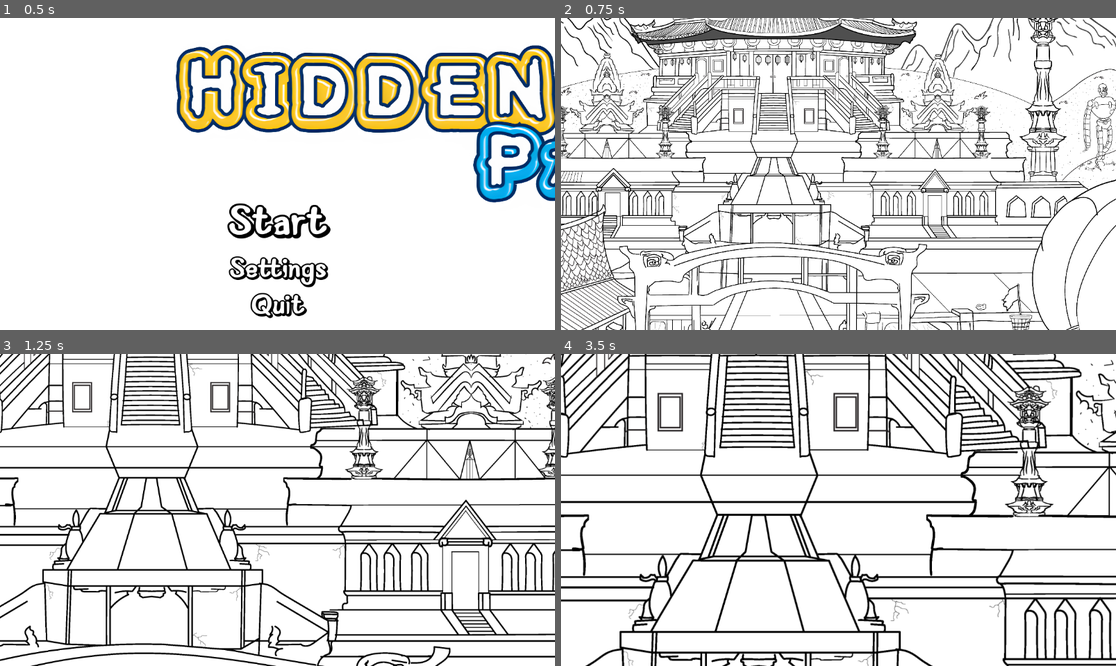
Above: before the commit, frames 1-4 (two rows, left to right).
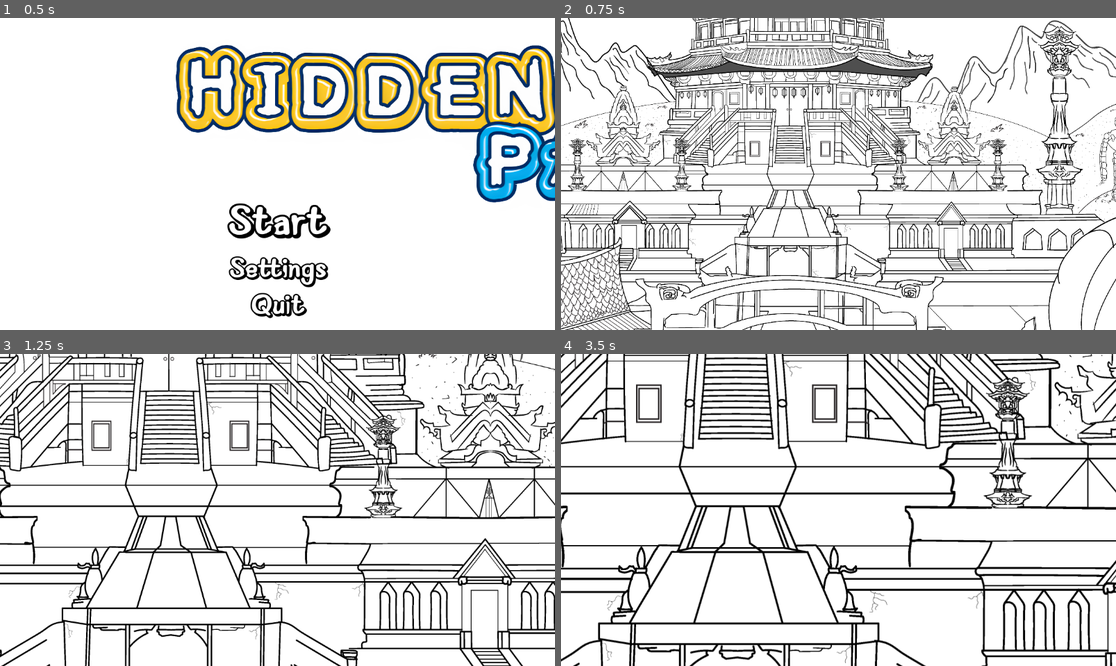
Above: after the commit, the same moments.

Repository: Wpan0n/_HiddenPaws_
Game: Godot game, scene res://scences/main_menu.tscn
Same seed, same stepped clock (60 frames per second), same inputs: the game is played once before the commit and once after it.
Inputs (mouse positions are in pixels of both pictures, inside the frame that each line leads up to):
- Up to frame 1 (0.5 s): no input
- Up to frame 2 (0.75 s): click "Start" at 0.5 s
- Up to frame 3 (1.25 s): no input
- Up to frame 4 (3.5 s): move the mouse to (960, 494) at 1.27 s; click (960, 494) at 1.42 s; drag from (727, 525) to (810, 572) at 2.02 s; move the mouse to (894, 441) at 2.77 s; click (894, 441) at 2.92 s

Frame 1 is identical in both runs. In frame 2, 39% of the frame differs, in the area x 0-100%, y 0-100%; in frame 3, 36%; in frame 4, 35%.

Commit message:
revert back no cam issue besides zoom speed

Diff:
--- a/Scripts/Camera.gd
+++ b/Scripts/Camera.gd
@@ -36,12 +36,12 @@
 
 # Function to zoom in
 func zoom_in() -> void:
-	_target_zoom = min(_target_zoom + ZOOM_INCREMENT, MAX_ZOOM)
+	_target_zoom = max(_target_zoom - ZOOM_INCREMENT, MIN_ZOOM)
 	set_physics_process(true)
 
 # Function to zoom out
 func zoom_out() -> void:
-	_target_zoom = max(_target_zoom - ZOOM_INCREMENT, MIN_ZOOM)
+	_target_zoom = min(_target_zoom + ZOOM_INCREMENT, MAX_ZOOM)
 	set_physics_process(true)
 
 # Called every physics frame to update the zoom level smoothly
--- a/scences/MainGame.tscn
+++ b/scences/MainGame.tscn
@@ -14,5 +14,7 @@
 limit_top = -2285
 limit_right = 4002
 limit_bottom = 2282
+position_smoothing_enabled = true
+position_smoothing_speed = 1.0
 editor_draw_limits = true
 script = ExtResource("1_ei4ws")
